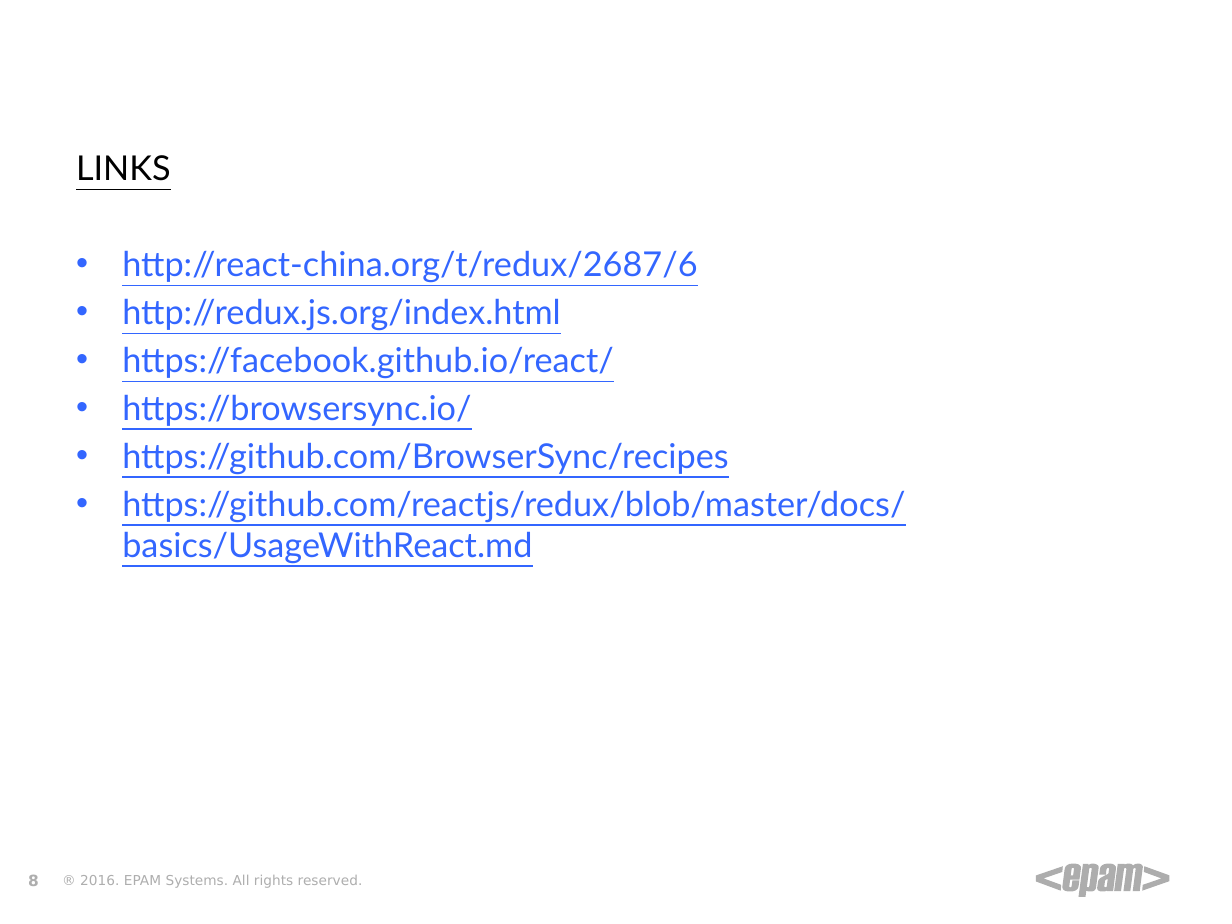
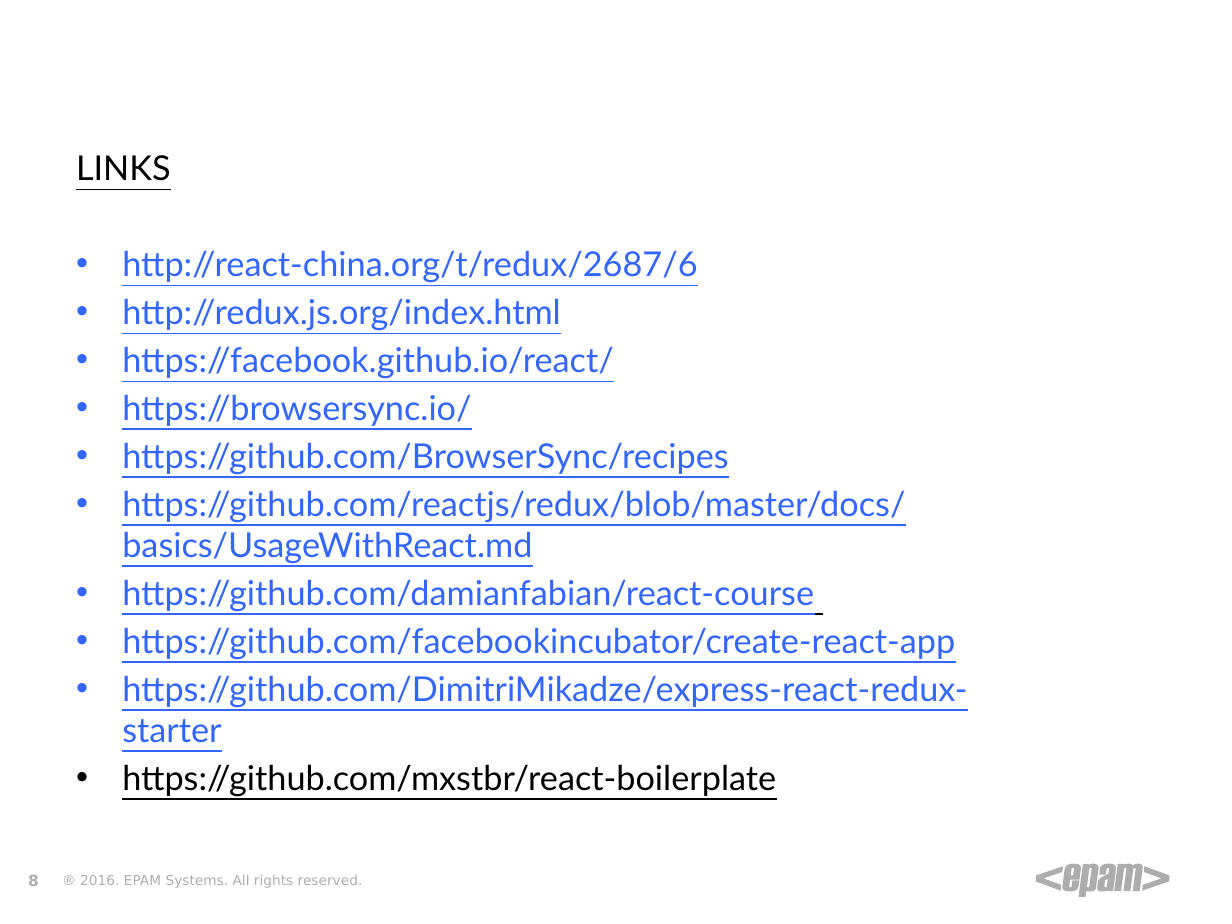
Before and after one commit to damianfabian/react-course, a slide deck: slide 8 of Week_3/Workout1.pptx. Drawn at 1232x924 pixels with LibreOffice and Linux fonts; fonts in the diff are those of the drawing; background and template pictures are left out. Boxes give left, top, right and bottom in pixels: in the first picture for what was removed or moved away, otherwise in the second. Text is boxed around its words. In the diff, an @@ line names an element or a change of style, - is before the commit and + after.

Commit message:
Added more links as references

```diff
--- a/Week_3/Workout1.pptx
+++ b/Week_3/Workout1.pptx
@@ text at [122,579,967,796]: paragraphs added @@
+• https://github.com/damianfabian/react-course
+• https://github.com/facebookincubator/create-react-app
+• https://github.com/DimitriMikadze/express-react-redux-starter
+• https://github.com/mxstbr/react-boilerplate
```
